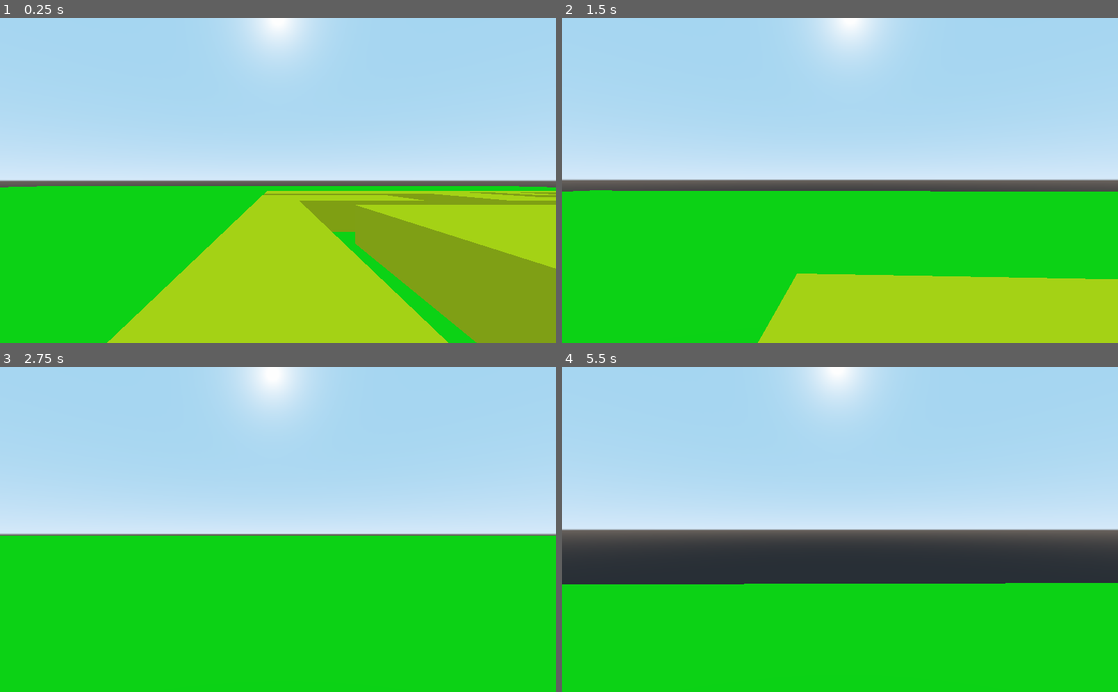
Above: before the commit, frames 1-4 (two rows, left to right).
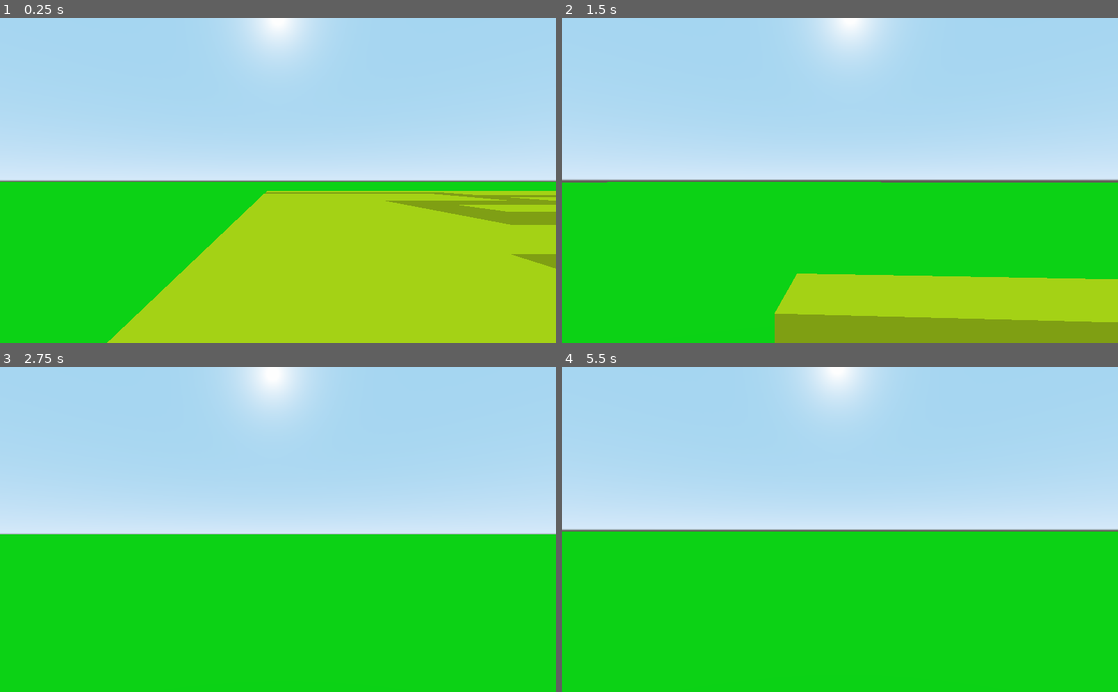
Above: after the commit, the same moments.

Repository: dktr0/NotWaitingForGodot
Game: Godot game, scene res://NotWaitingForGodot.tscn
Same seed, same stepped clock (60 frames per second), same inputs: the game is played once before the commit and once after it.
Inputs (mouse positions are in pixels of both pictures, inside the frame that each line leads up to):
- Up to frame 1 (0.25 s): no input
- Up to frame 2 (1.5 s): tap Enter at 0.5 s; move the mouse to (867, 180) at 0.52 s; hold W (left_stick_up) from 0.53 s (still down); tap Space (a_button) at 0.6, 1.35 s; click (867, 180) at 0.67 s; move the mouse to (812, 180) at 1.27 s
- Up to frame 3 (2.75 s): keep holding W (left_stick_up); move the mouse to (289, 523) at 2.02 s; tap Space (a_button) at 2.1 s
- Up to frame 4 (5.5 s): keep holding W (left_stick_up); move the mouse to (834, 536) at 2.77 s; tap Space (a_button) every 0.75 s from 2.85 to 5.1 s; click (834, 536) at 2.92 s; move the mouse to (878, 532) at 3.52 s; move the mouse to (795, 526) at 4.27 s; move the mouse to (845, 529) at 5.02 s; click (845, 529) at 5.17 s

The runs differ from the first frame. In frame 1, 13% of the frame differs, in the area x 0-100%, y 50-100%; in frame 2, 7.6%; in frame 3, 0.4%; in frame 4, 16%, in the area x 0-100%, y 50-67%.

Commit message:
15 nov 2023

Diff:
--- a/NotWaitingForGodot.tscn
+++ b/NotWaitingForGodot.tscn
@@ -10,10 +10,6 @@
 [node name="NotWaitingForGodot" type="Spatial"]
 script = ExtResource( 1 )
 
-[node name="World" type="Spatial" parent="."]
-transform = Transform( 1, 0, 0, 0, 1, 0, 0, 0, 1, -0.00129962, 0, 0 )
-script = ExtResource( 3 )
-
 [node name="Player" type="KinematicBody" parent="."]
 transform = Transform( 1, 0, 0, 0, 1, 0, 0, 0, 1, 0, 1, 0 )
 script = ExtResource( 2 )
@@ -24,3 +20,7 @@
 [node name="CollisionShape" type="CollisionShape" parent="Player"]
 transform = Transform( 1, 0, 0, 0, 1, 0, 0, 0, 1, 0, -0.450664, 0 )
 shape = SubResource( 1 )
+
+[node name="World" type="Spatial" parent="."]
+transform = Transform( 1, 0, 0, 0, 1, 0, 0, 0, 1, -0.00129962, 0, 0 )
+script = ExtResource( 3 )
--- a/Player.gd
+++ b/Player.gd
@@ -10,7 +10,13 @@
 
 onready var camera = $"/root/NotWaitingForGodot/Player/Camera";
 
+func playerStart(x=0,y=0,z=0):
+	print("changing player start")
+	set_global_translation(Vector3(x,y,z));
+
+
 func _ready():
+	print("player _ready")
 	print(str(camera));
 	Input.set_mouse_mode(Input.MOUSE_MODE_CAPTURED)
 	#var camera = Camera.new();
--- a/World.gd
+++ b/World.gd
@@ -2,111 +2,100 @@
 
 
 func _ready():
-	makeACube(0,-1,0,0,1,0,200,1,200);
-	davidReady();
-	jackReady();
-	leoReady();
-	nadiaReady();
-
-func davidReady():
-	cubeRow("++++++++++++++++++++",0,0,-20,2,0,1,1,0);
-	cubeRow("++++++++ +  +     ++",0,0,-18,2,0,1,1,0);
-	cubeRow("      ++ +  + +++ ++",0,0,-16,2,0,1,1,0);
-	cubeRow("++++  ++    + ++  ++",0,0,-14,2,0,1,1,0);
-	cubeRow("++++  ++++  + ++  ++",0,0,-12,2,0,1,1,0);
-	cubeRow("+       ++  + ++  ++",0,0,-10,2,0,1,1,0);
-	cubeRow("+ ++++            ++",0,0,-8,2,0,1,1,0);
-	cubeRow("+ ++++  ++++++++ +++",0,0,-6,2,0,1,1,0);
-	cubeRow("+ ++++        ++ +++",0,0,-4,2,0,1,1,0);
-	cubeRow("+ +++++++++++ ++   +",0,0,-2,2,0,1,1,0);
-	cubeRow("+        ++++ ++++ +",0,0,0,2,0,1,1,0);
-	cubeRow("++++++++++    ++++ +",0,0,2,2,0,1,1,0);
-	cubeRow("+     ++++  ++++   +",0,0,4,2,0,1,1,0);
-	cubeRow("++++  ++++  ++++  ++",0,0,6,2,0,1,1,0);
-	cubeRow("++++  ++++  ++++  ++",0,0,8,2,0,1,1,0);
-	cubeRow("++++    ++  ++++  ++",0,0,10,2,0,1,1,0);
-	cubeRow("++++++      +     ++",0,0,12,2,0,1,1,0);
-	cubeRow("++++++  ++++++++++++",0,0,14,2,0,1,1,0);
-	cubeRow("++++++        ++++++",0,0,16,2,0,1,1,0);
-	cubeRow("+++++++++++++ ++++++",0,0,18,2,0,1,1,0);
-
-func jackReady():
-	cubeRow ("++++++++++++++++++++", 40, 0, -20, 2, 0, 1, 1, 0);
-	cubeRow ("+++      ++++++++     ++++", 40, 0, -18, 2, 0, 1, 1, 0);
-	cubeRow ("        +++++  ++++     ++++", 40, 0, -16, 2, 0, 1, 1, 0);
-	cubeRow ("++    ++++       ++++    +++", 40, 0, -14, 2, 0, 1, 1, 0);
-	cubeRow ("++      ++     +++++      +++", 40, 0, -12, 2, 0, 1, 1, 0);
-	cubeRow ("+++            +++++      ++++", 40, 0, -10, 2, 0, 1, 1, 0);
-	cubeRow ("+++++     ++++++++    +++", 40, 0, -8, 2, 0, 1, 1, 0);
-	cubeRow ("+++          +++++++      +++", 40, 0, -6, 2, 0, 1, 1, 0);
-	cubeRow ("++    +++++++++           +++", 40, 0, -4, 2, 0, 1, 1, 0);
-	cubeRow ("++                                ++++", 40, 0, -2, 2, 0, 1, 1, 0);
-	cubeRow ("++   +++++++++++++    +++", 40, 0, 0, 2, 0, 1, 1, 0);
-	cubeRow ("++       +++++++++++   ++++", 40, 0, 2, 2, 0, 1, 1, 0);
-	cubeRow ("++    ++++++++++    +++", 40, 0, 4, 2, 0, 1, 1, 0);
-	cubeRow ("+     ++++++++        +++", 40, 0, 6, 2, 0, 1, 1, 0);
-	cubeRow ("+     ++++++++++    +++", 40, 0, 8, 2, 0, 1, 1, 0);
-	cubeRow ("++    ++++++++++    +++", 40, 0, 10, 2, 0, 1, 1, 0);
-	cubeRow ("++                             +++", 40, 0, 12, 2, 0, 1, 1, 0);
-	cubeRow ("++++    +++++++    +++", 40, 0, 14, 2, 0, 1, 1, 0);
-	cubeRow ("+++++     +++++++    +++", 40, 0, 16, 2, 0, 1, 1, 0);
-	cubeRow ("++                               +++", 40, 0, 18, 2, 0, 1, 1, 0);
-	cubeRow ("      +++++++++++++++++", 40, 0, 20, 2, 0, 1, 1, 0);
-
-
-
-func leoReady():
-	cubeRow("+++++++  +++++++++++",0,0,-10+30,2,0,1,0,1);
-	cubeRow("+   +++  +++++++++++",0,0,-8+30,2,0,1,0,1);
-	cubeRow("+++ +++  +++++++++++",0,0,-6+30,2,0,1,0,1);
-	cubeRow("+++         ++++ +++",0,0,-4+30,2,0,1,1,0);
-	cubeRow("+++ +   +   +++   ++",0,0,-2+30,2,0,1,1,0);
-	cubeRow("+++   +     ++++ +++",0,0,-0+30,2,0,1,0,0);
-	cubeRow("++++++   +  ++++ +++",0,0,2+30,2,0,0,1,1);
-	cubeRow("++++++       +++ ++",0,0,4+30,2,0,1,1,0);
-	cubeRow("+++++      +   + +++",0,0,6+30,2,0,0,1,0);
-	cubeRow("+++++ ++ +++++   +++",0,0,8+30,2,0,1,1,0);
-	cubeRow("+++++ ++ ++++++ ++++",0,0,10+30,2,0,1,0,0);
-	cubeRow("+++++ ++ ++++    +++",0,0,12+30,2,0,1,1,0);
-	cubeRow("+++++ ++ +++     +++",0,0,14+30,2,0,1,1,0);
-	cubeRow("++ +  ++ ++++   ++++",0,0,16+30,2,0,1,1,0);
-	cubeRow("++ + + ++ + + + + ++",0,0,18+30,2,0,1,1,0);
-	cubeRow("+++++++++++++   ++++",0,0,20+30,2,0,1,1,0);
-
-func nadiaReady():
-	cubeRow("+++++++++++++++  +++", 40,0,-2+30,2, 1,1,0);
-	cubeRow("+++++++++++++++  +++", 40,0,-4+30,2, 1,1,0);
-	cubeRow("++++++++++++++  ++++", 40,0,-6+30,2, 1,1,0);
-	cubeRow("++++++++++++++  ++++", 40,0,-8+30,2, 1,1,0);
-	cubeRow("++++++++++++++  ++++", 40,0,-10+30,2, 1,1,0);
-	cubeRow("++++++++++++++  ++++", 40,0,-12+30,2, 1,1,0);
-	cubeRow("++++++++++++++  ++++", 40,0,-14+30,2, 1,1,0);
-	cubeRow("++++++++++++++  ++++", 40,0,-16+30,2, 1,1,0);
-	cubeRow("++++  ++++++++  ++++", 40,0,-18+30,2, 1,1,0);
-	cubeRow("++++   +++++++  ++++", 40,0,-20+30,2, 1,1,0);
-	cubeRow("+++++  +++++++  ++++", 40,0,-22+30,2, 1,1,0);
-	cubeRow("++          ++  ++++", 40,0,-24+30,2, 1,1,0);
-	cubeRow("+++  +++++++++  ++++", 40,0,-26+30,2, 1,1,0);
-	cubeRow("++  ++++++++++  ++++", 40,0,-28+30,2, 1,1,0);
-	cubeRow("+++  +++++++++  ++++", 40,0,-30+30,2, 1,1,0);
-	cubeRow("++++  ++++++++  ++++", 40,0,-32+30,2, 1,1,0);
-	cubeRow("+++++   ++++++  ++++", 40,0,-34+30,2, 1,1,0);
-	cubeRow("++++++          ++++", 40,0,-36+30,2, 1,1,0);
-	cubeRow("+++++  +++++++  ++++", 40,0,-38+30,2, 1,1,0);
-	cubeRow("++++  ++++++++  ++++", 40,0,-40+30,2, 1,1,0);
-	cubeRow("+++++  +++++++  ++++", 40,0,-22+30,2, 1,1,0);
-func _physics_process(_delta):
-	pass
-	#frame = frame + 1;
-	#if frame%60 == 0:
-#		var random_number_A = rng.randf_range(0.0, 1.0)
-#		var random_number_B = rng.randf_range(0.0, 1.0)
-#		var random_number_C = rng.randf_range(0.0, 1.0)
-#		makeACube(6+3*j,0,-10,random_number_A,random_number_B, random_number_C);
-#		makeACube(-(6+3*j),0,-10,random_number_A,random_number_B,random_number_C);
-#		j = j+1;
-
-
+	$"/root/Player".playerStart(0,20,-20);
+	makeACube(0,-1,0,0,1,0,800,1,800);
+	davidReady(0,0,0);
+	jackReady(0,0,40);
+	nadiaReady(0,0,80);
+	leoReady(0,0,120);
+
+func davidReady(x=0,y=0,z=0):
+	cubeRow("                    ",x+0,y+0,z-20,2,0,1,1,0);
+	cubeRow("+++++++             ",x+0,y+0,z-18,2,0,1,1,0);
+	cubeRow("      +         +++ ",x+0,y+0,z-16,2,0,1,1,0);
+	cubeRow("      +++++++   + + ",x+0,y+0,z-14,2,0,1,1,0);
+	cubeRow("      +     +++++ + ",x+0,y+0,z-12,2,0,1,1,0);
+	cubeRow("   ++++++   +++   + ",x+0,y+0,z-10,2,0,1,1,0);
+	cubeRow("   +    +   ++    + ",x+0,y+0,z-8,2,0,1,1,0);
+	cubeRow("   ++   +   +     + ",x+0,y+0,z-6,2,0,1,1,0);
+	cubeRow("    +   +   +     + ",x+0,y+0,z-4,2,0,1,1,0);
+	cubeRow("  +++   +   +     + ",x+0,y+0,z-2,2,0,1,1,0);
+	cubeRow("  +   +++   +     + ",x+0,y+0,z+0,2,0,1,1,0);
+	cubeRow("  +   +     +     + ",x+0,y+0,z+2,2,0,1,1,0);
+	cubeRow("  +      ++++     + ",x+0,y+0,z+4,2,0,1,1,0);
+	cubeRow("  ++++++++    +++++ ",x+0,y+0,z+6,2,0,1,1,0);
+	cubeRow("              +     ",x+0,y+0,z+8,2,0,1,1,0);
+	cubeRow("      ++++++++++++  ",x+0,y+0,z+10,2,0,1,1,0);
+	cubeRow("  +++++          +  ",x+0,y+0,z+12,2,0,1,1,0);
+	cubeRow("  +   ++++++++++++  ",x+0,y+0,z+14,2,0,1,1,0);
+	cubeRow("  +     +           ",x+0,y+0,z+16,2,0,1,1,0);
+	cubeRow("  +                 ",x+0,y+0,z+18,2,0,1,1,0);
+
+func jackReady(x=0, y=0, z=0):
+	cubeRow ("..+.................",x+0,y+0,z-20, 2, 0, 1, 1, 1);
+	cubeRow ("  +    ++++++++++++ ",x+0,y+0,z-18, 2, 0, 1, 1, 1);
+	cubeRow ("  ++++++            ",x+0,y+0,z-16, 2, 0, 1, 1, 1);
+	cubeRow ("    +++           + ",x+0,y+0,z-14, 2, 0, 1, 1, 1);
+	cubeRow ("     +++         ++ ",x+0,y+0,z-12, 2, 0, 1, 1, 1);
+	cubeRow ("       +       +++  ",x+0,y+0,z-10, 2, 0, 1, 1, 1);
+	cubeRow ("     +++      ++    ",x+0,y+0,z-8, 2, 0, 1, 1, 1);
+	cubeRow ("       ++ +  ++     ",x+0,y+0,z-6, 2, 0, 1, 1, 1);
+	cubeRow ("        ++++++      ",x+0,y+0,z-4, 2, 0, 1, 1, 1);
+	cubeRow ("            +++++++ ",x+0,y+0,z-2, 2, 0, 1, 1, 1);
+	cubeRow ("        ++++++   ++ ",x+0,y+0,z+0, 2, 0, 1, 1, 1);
+	cubeRow (" ++++++++        +  ",x+0,y+0,z+2, 2, 0, 1, 1, 1);
+	cubeRow (" +      ++++     +  ",x+0,y+0,z+4, 2, 0, 1, 1, 1);
+	cubeRow (" ++++++++++      +  ",x+0,y+0,z+6, 2, 0, 1, 1, 1);
+	cubeRow ("       +++       +  ",x+0,y+0,z+8, 2, 0, 1, 1, 1);
+	cubeRow ("      +++++++    +  ",x+0,y+0,z+10, 2, 0, 1, 1, 1);
+	cubeRow (" +        ++        ",x+0,y+0,z+12, 2, 0, 1, 1, 1);
+	cubeRow (" +++     ++++++++++ ",x+0,y+0,z+14, 2, 0, 1, 1, 1);
+	cubeRow (" ++++++++++++       ",x+0,y+0,z+16, 2, 0, 1, 1, 1);
+	cubeRow (" +                  ",x+0,y+0,z+18, 2, 0, 1, 1, 1);
+
+func nadiaReady(x=0, y=0, z=0):
+	cubeRow(".++.................", x,y+0,z-20,2,0,0,0,0);
+	cubeRow("  +++               ", x,y+0,z-18,2,0, 0,0,0);
+	cubeRow("    +++++++++++     ", x,y+0,z-16,2,0, 0,0,0);
+	cubeRow("     ++       +++++ ", x,y+0,z-14,2,0, 0,0,0);
+	cubeRow("     +++      ++    ", x,y+0,z-12,2,0, 0.5,0,0);
+	cubeRow("    ++  +     ++    ", x,y+0,z-10,2,0, 0,0,0);
+	cubeRow("   ++   +++++++     ", x,y+0,z-8,2,0, 0,0,0);
+	cubeRow("  +++    ++         ", x,y+0,z-6,2,0, 0,0,0);
+	cubeRow("+++      +++        ", x,y+0,z-4,2,0, 0,0,0);
+	cubeRow("+++        ++       ", x,y+0,z-2,2,0,0,0,0);
+	cubeRow("      +++++++       ", x,y+0,z-0,2,0, 0,0,0);
+	cubeRow("      +     +       ", x,y+0,z+2,2,0, 0,0,0);
+	cubeRow("    +++ ++++++      ", x,y+0,z+4,2,0, 0,0,0);
+	cubeRow("        +    +      ", x,y+0,z+6,2,0, 0,0,0);
+	cubeRow("        +     +     ", x,y+0,z+8,2,0, 0,0,0);
+	cubeRow("     ++++      ++++ ", x,y+0,z+10,2,0, 0,0,0);
+	cubeRow("   +++  ++      ++  ", x,y+0,z+12,2,0, 0,0,0);
+	cubeRow(" ++++   ++       ++ ", x,y+0,z+14,2,0, 0,0,0);
+	cubeRow("    +            ++ ", x,y+0,z+16,2,0, 0,0,0);
+	cubeRow("..+++...............", x,y+0,z+18,2,0, 0,0,0);
+
+func leoReady(x=0,y=0,z=0):
+	cubeRow(" ++         ++       ", x+0,y+0,z-20,2,0, 1,1,0);
+	cubeRow(" +  ++++++++++      ", x+0,y+0,z-18,2,0, 1,1,0);
+	cubeRow(" +++++      ++      ", x+0,y+0,z-16,2,0, 1,1,0);
+	cubeRow("          ++++++    ", x+0,y+0,z-14,2,0, 1,1,0);
+	cubeRow("    +++++      +    ", x+0,y+0,z-12,2,0, 1,1,0);
+	cubeRow("   +++  +      +    ", x+0,y+0,z-10,2,0, 1,1,0);
+	cubeRow("    ++  +      +    ", x+0,y+0,z-8,2,0, 1,1,0);
+	cubeRow("   +++++++++   +    ", x+0,y+0,z-6,2,0, 1,1,0);
+	cubeRow("   +           +    ", x+0,y+0,z-4,2,0, 1,1,0);
+	cubeRow("   +     ++   ++    ", x+0,y+0,z-2,2,0, 1,1,0);
+	cubeRow("   +  ++++++   +    ", x+0,y+0,z-0,2,0, 1,1,0);
+	cubeRow("   +++++   +++++    ", x+0,y+0,z+2,2,0, 1,1,0);
+	cubeRow("    +         +++   ", x+0,y+0,z+4,2,0, 1,1,0);
+	cubeRow("    +     ++++++    ", x+0,y+0,z+6,2,0, 1,1,0);
+	cubeRow("   ++        ++     ", x+0,y+0,z+8,2,0, 1,1,0);
+	cubeRow("   +         ++     ", x+0,y+0,z+10,2,0, 1,1,0);
+	cubeRow("+++++   ++++++  ++++", x+0,y+0,z+12,2,0, 1,1,0);
+	cubeRow("++++++          ++++", x+0,y+0,z+14,2,0, 1,1,0);
+	cubeRow("+++++  +++++++  ++++", x+0,y+0,z+16,2,0, 1,1,0);
+	cubeRow("++++  ++++++++  ++++", x+0,y+0,z+18,2,0, 1,1,0);
 
 func makeACube(x=0,y=0,z=0,r=1,g=0,b=0,xSize=2,ySize=2,zSize=2):
 	var sb = StaticBody.new();
@@ -143,7 +132,7 @@
 	var head = spec.substr(0,1);
 	var tail = spec.substr(1,-1);
 	while head.length() > 0:
-		if head != " ":
+		if head == " " || head == "." :
 			# print("putting a cube at " + str(x) + " " + str(y) + " " + str(z));
 			makeACube(x,y,z,r,g,b);
 		x = x + xInc;
@@ -174,35 +163,6 @@
 func printStr(a="",b="",c="",d=""):
 	print(str(a) + " " + str(b) + " " + str(c) + " " + str(d));
 
-func fatimaReady():
-	cubeMesh(0,-2,-10,30,30);
-	makeASphere(0,0,-10,0,0,1);
-	tree(0,0,0);
-	tree(10,0,0);
-	bush(12,-0.5,5)
-	tree1(15,0,0);
-	tree(20,2,0);
-	tree2(30,0,0);
-	bush(32,0,5)
-	tree1(35,0,8);
-	tree2(40,0,9);
-	tree(50,0,10);
-	bush(32,0,5)
-	tree1(34,0,-7);
-	tree2(37,0,5);
-	tree(30,0,-7);
-	bush(32,0.5,10)
-	tree(0,0,10);
-	tree1(10,0,10);
-	tree2(20,0,8);
-	bush(22,0,10)
-	tree(35,0,10);
-	tree1(30,0,18);
-	bush(37,1,10)
-	tree(32,0,20);
-	tree1(30,0,-17);
-	tree2(35,0,15);
-	tree1(25,0,-17);
 
 func tree1(x=0,y=0,z=0):
 	cubeVector(10,0+x,0+y,0+z,0,1,0,1,0,0);
@@ -216,10 +176,6 @@
 	cubeVector(0,0+x,0+y,0+z,0,1,0,1,0,0);
 	makeACube(0+x,0+y,0+z,0,100,0,2,2,2);
 
-func agasthyaReady():
-	tTree(0,0,10);
-	tTree(10,0,20);
-	tTree(20,0,20);
 
 func tropicalTree(n=10,x=0,y=0,z=0,xInc=0,yInc=0.66,zInc=0,r=0.9,g=0.8,b=0.3):
 	for i in n:
@@ -287,9 +243,3 @@
 	cubeVector(10,0+x,0+y,2+z,0,2,0,0,0,1);
 	cubeVector(10,0+x,0+y,3+z,0,3,0,1,0,1);
 	cubeVector(10,0+x,0+y,4+z,0,4,0,1,0,0);
-
-func cyrilReady():
-	makeASphere(0,9,3,0,4,6);
-	makeASphere(9,10,3,0,4,6);
-	cubeRow("++++  ++  ++++++++++ +",56,56,56,56,0,1,1,1);
-	cubeRow("++++  ++  ++++++++++ +",57,57,57,57,0,1,1,1);
